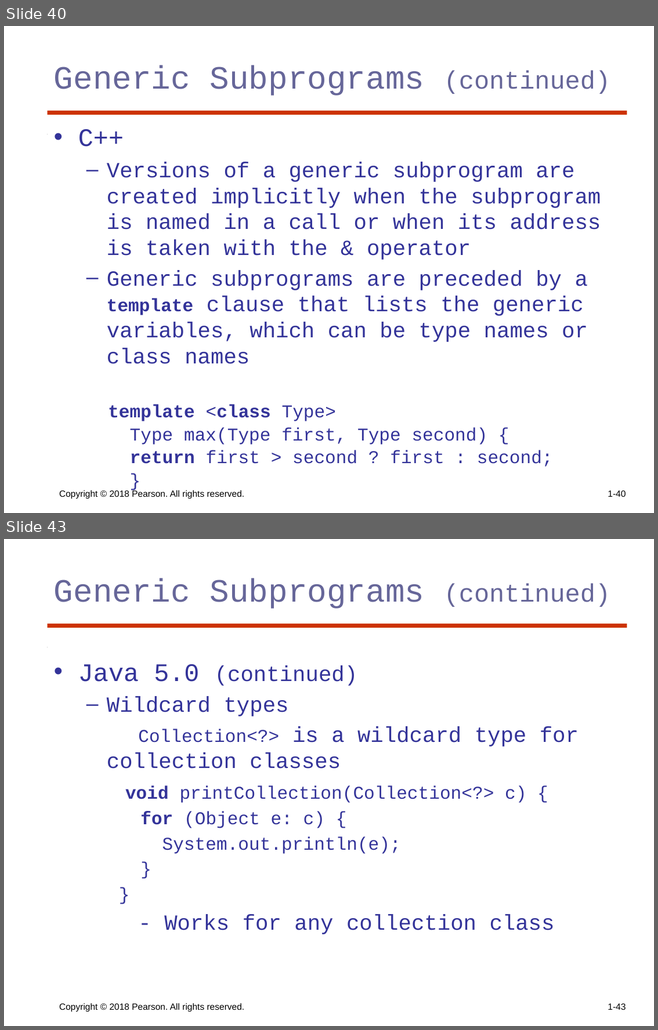
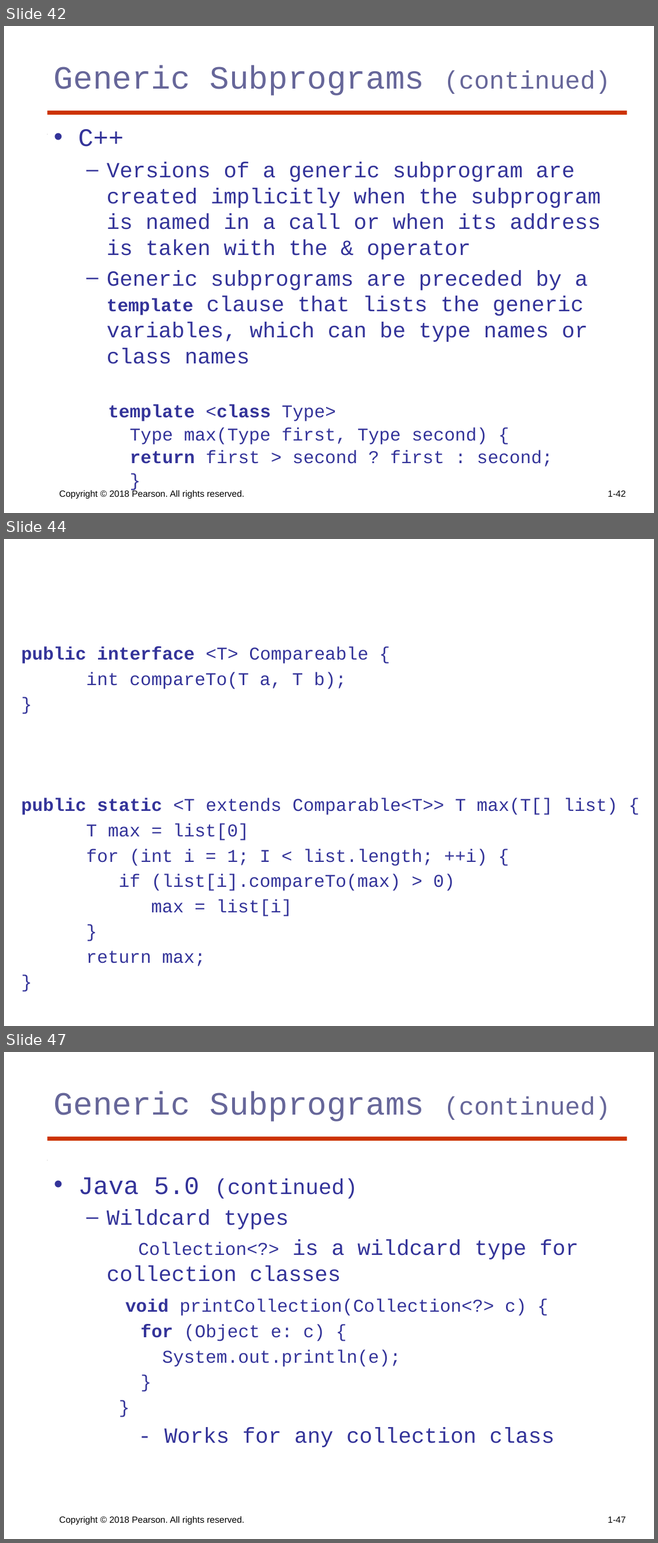
Before and after one commit to KurmasGVSU/KurmasGVSU.github.io, a slide deck: Teaching/Courses/W23/CIS343/LectureNotes/cis343_ch9.pptx. Shown one above the other, each under a label of ours: slides 40 and 43 before the commit, slides 42, 44 and 47 after it; the slides between them are not shown. The pictures are 658x1030 and 658x1543 pixels, drawn with LibreOffice and Linux fonts; fonts in the diff are those of the drawing. Boxes give left, top, right and bottom in pixels: in the first picture for what was removed or moved away, otherwise in the second. Text is boxed around its words. In the diff, an @@ line names an element or a change of style, - is before the commit and + after.

```diff
--- a/Teaching/Courses/W23/CIS343/LectureNotes/cis343_ch9.pptx
+++ b/Teaching/Courses/W23/CIS343/LectureNotes/cis343_ch9.pptx
@@ slide 44 added at (4,539,654,1026), background #FFFFFF @@
@@ text added at (21,647,617,966), 20 pt, text #333399 @@
+public interface <T> Compareable {
+int compareTo(T a, T b);
+}
+public static <T extends Comparable<T>> T max(T[] list) {
+T max = list[0]
+for (int i = 1; I < list.length; ++i) {
+if (list[i].compareTo(max) > 0)
+max = list[i]
+}
+return max;
+}
@@ what was slide 40 is now slide 42 @@
@@ page number at (607,491,625,497): text changed @@
-1-40
+1-42
@@ what was slide 43 is now slide 47 @@
@@ page number at (607,1517,625,1523): text changed @@
-1-43
+1-47
```
Also in this commit, not shown: 26 slides changed, 4 other slides added, 4 other files.
